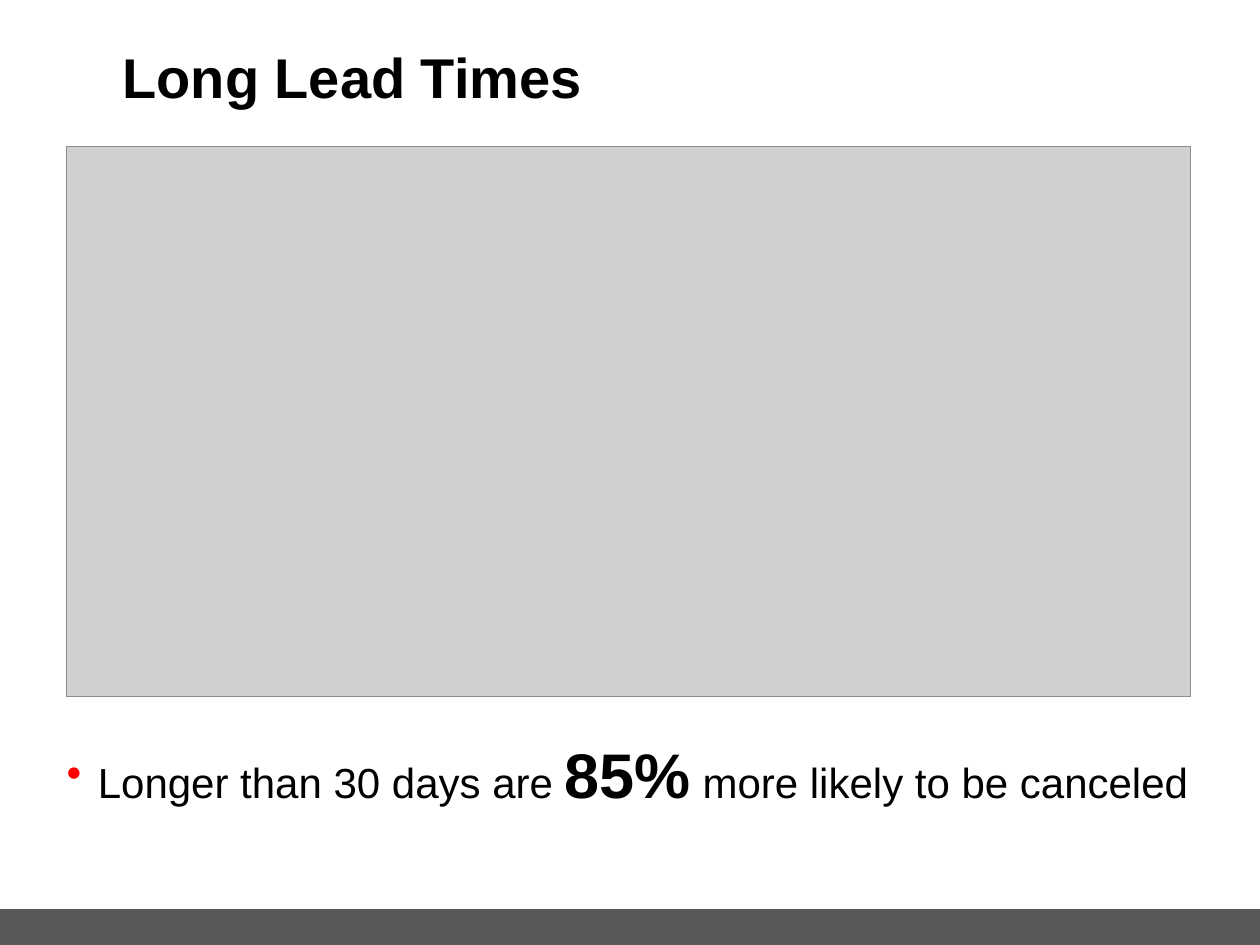
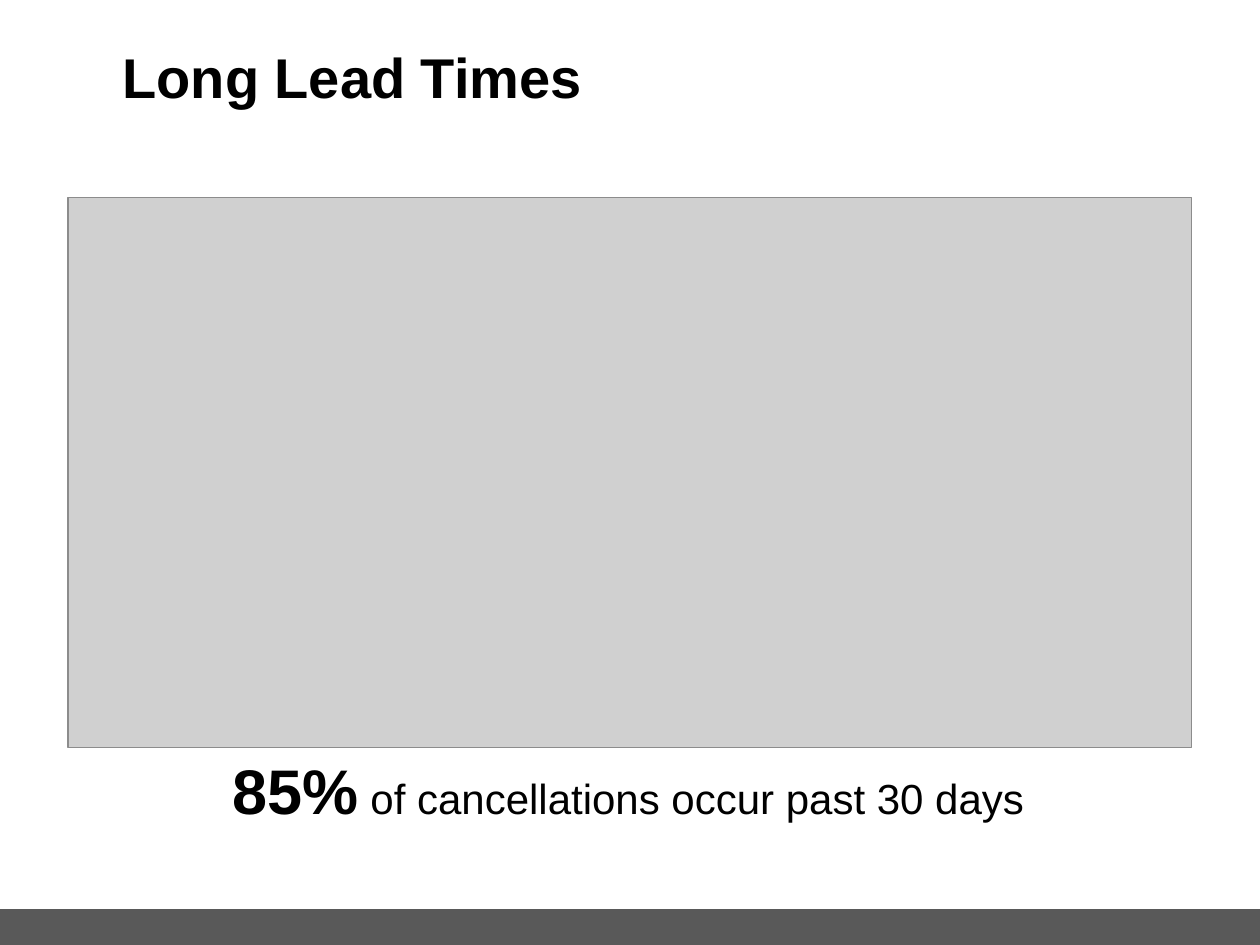
Before and after one commit to spettiett/dsc-capstone-project-v2-online-ds-pt-061019, a slide deck: slide 9 of Capstone_HotelBookingPredition(Final).pptx. Drawn at 1260x945 pixels with LibreOffice and Linux fonts; fonts in the diff are those of the drawing; grey boxes stand for pictures; background and template pictures are left out. Boxes give left, top, right and bottom in pixels: in the first picture for what was removed or moved away, otherwise in the second. Text is boxed around its words. In the diff, an @@ line names an element or a change of style, - is before the commit and + after.

```diff
--- a/Capstone_HotelBookingPredition(Final).pptx
+++ b/Capstone_HotelBookingPredition(Final).pptx
@@ picture: place and size @@
-picture at <box>67,147,1191,697</box>
+picture at <box>68,198,1192,747</box>
@@ text removed at <box>98,754,1188,806</box> @@
-• Longer than 30 days are 85% more likely to be canceled
@@ text added at <box>233,770,1024,822</box>, 24 pt, text #000000 @@
+85% of cancellations occur past 30 days
```
Also in this commit, not shown: 3 other slides changed, 1 other file.
